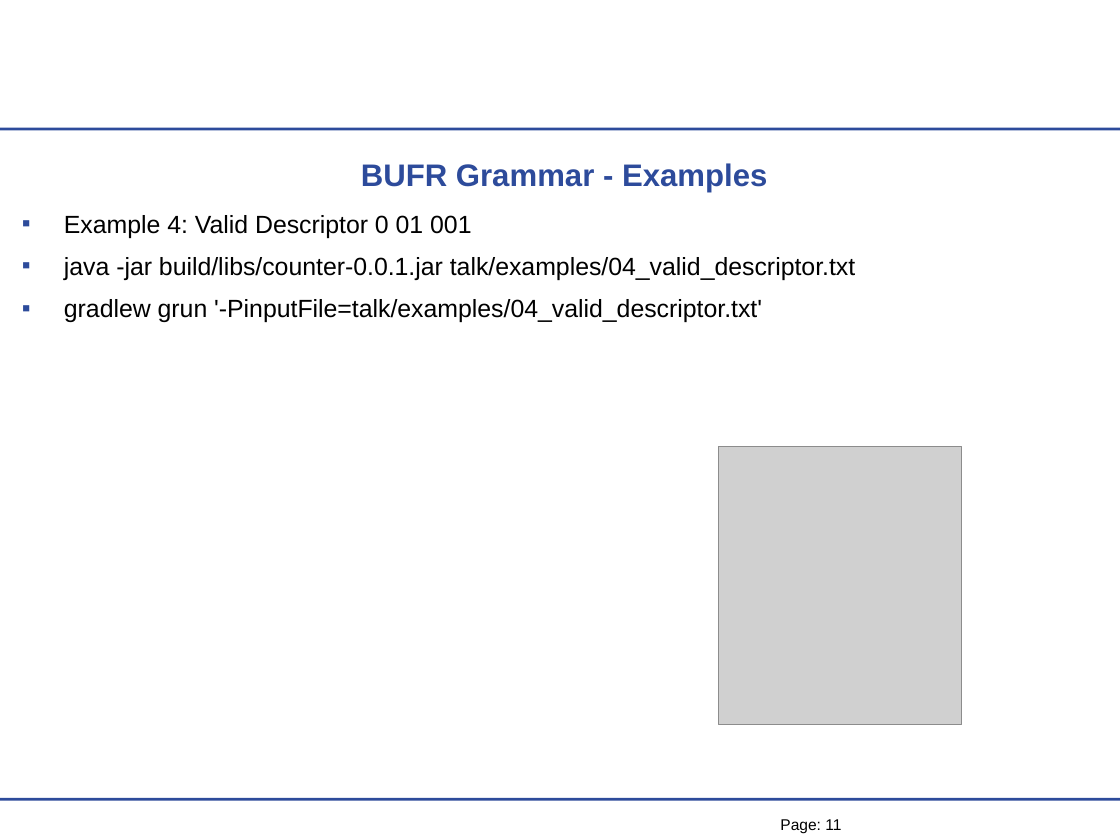
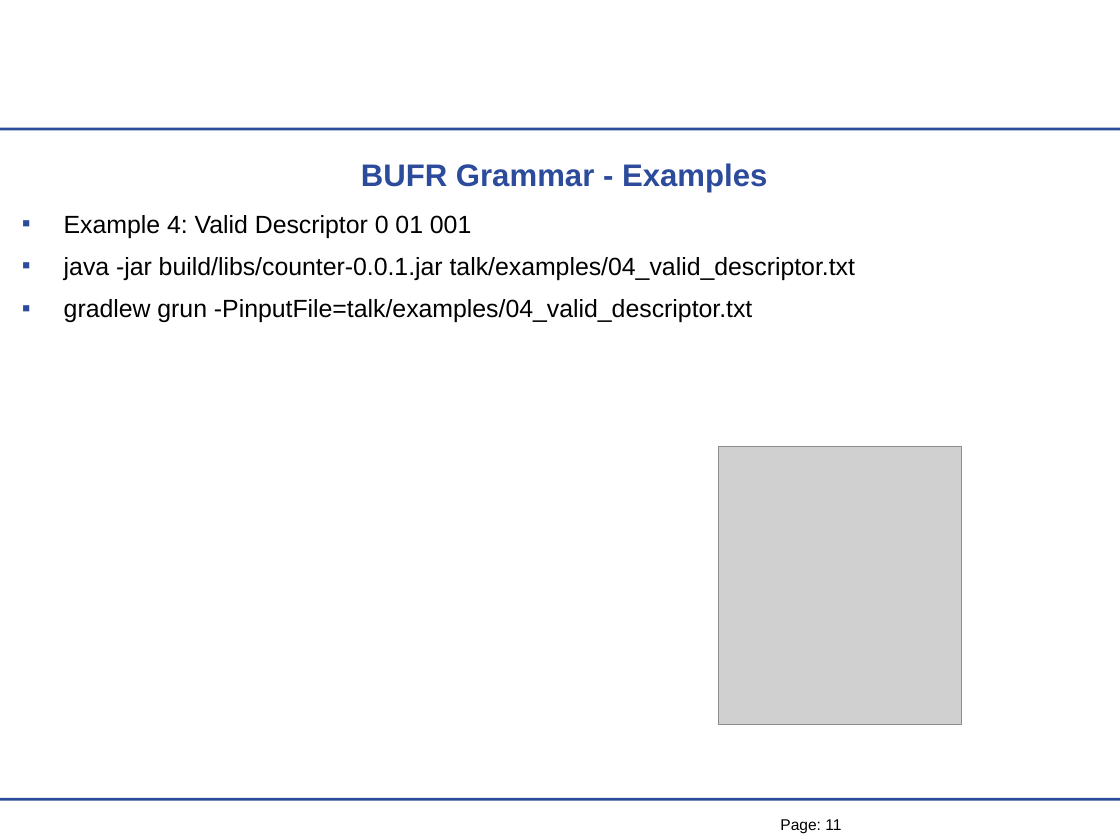
Before and after one commit to mheene/bufr-grammar, a slide deck: slide 11 of talk/BUFR-Grammar-Talk.ppt. Drawn at 1120x840 pixels with LibreOffice and Linux fonts; fonts in the diff are those of the drawing; grey boxes stand for pictures; background and template pictures are left out. Boxes give left, top, right and bottom in pixels: in the first picture for what was removed or moved away, otherwise in the second. Text is boxed around its words. In the diff, an @@ line names an element or a change of style, - is before the commit and + after.

Commit message:
Slides updated and avm example added

```diff
--- a/talk/BUFR-Grammar-Talk.ppt
+++ b/talk/BUFR-Grammar-Talk.ppt
@@ text at bbox=[64, 299, 752, 322]: text changed @@
-▪ gradlew grun '-PinputFile=talk/examples/04_valid_descriptor.txt'
+▪ gradlew grun -PinputFile=talk/examples/04_valid_descriptor.txt
```
Also in this commit, not shown: 12 other slides changed, 1 slide added, 4 other files.
